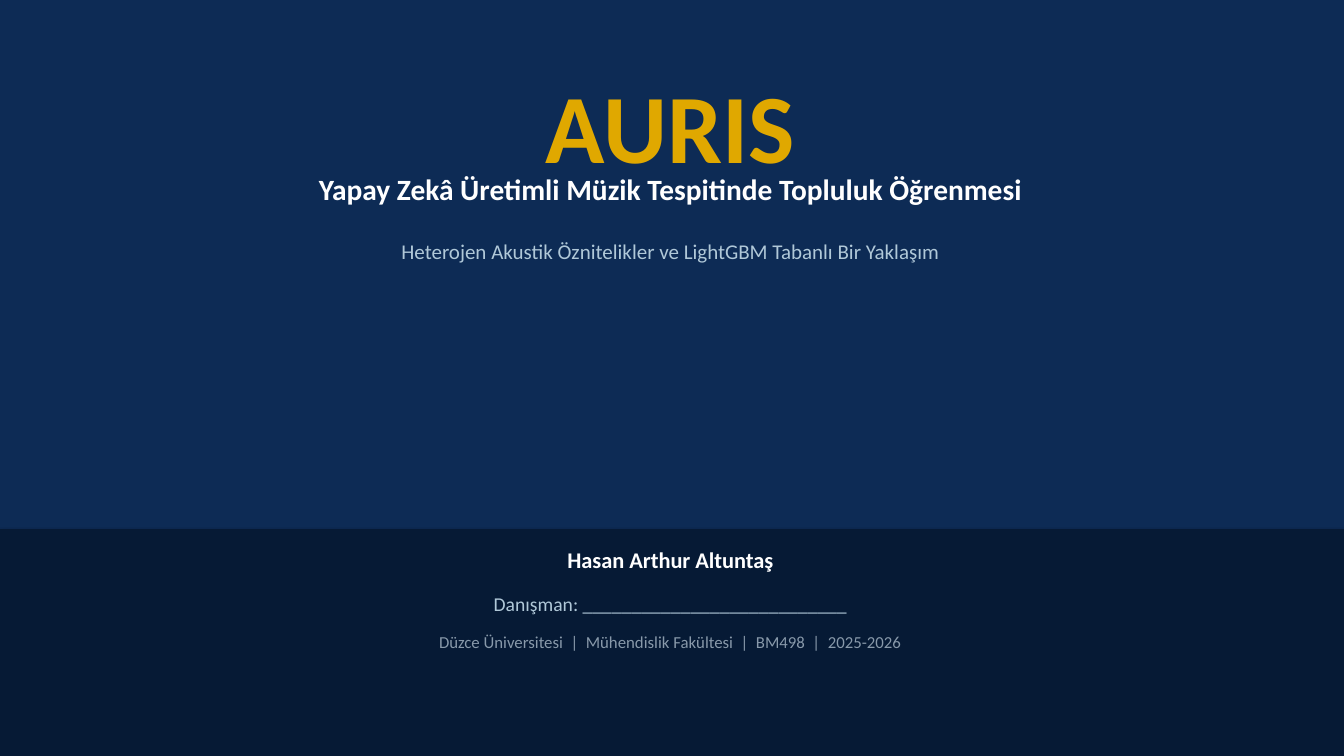
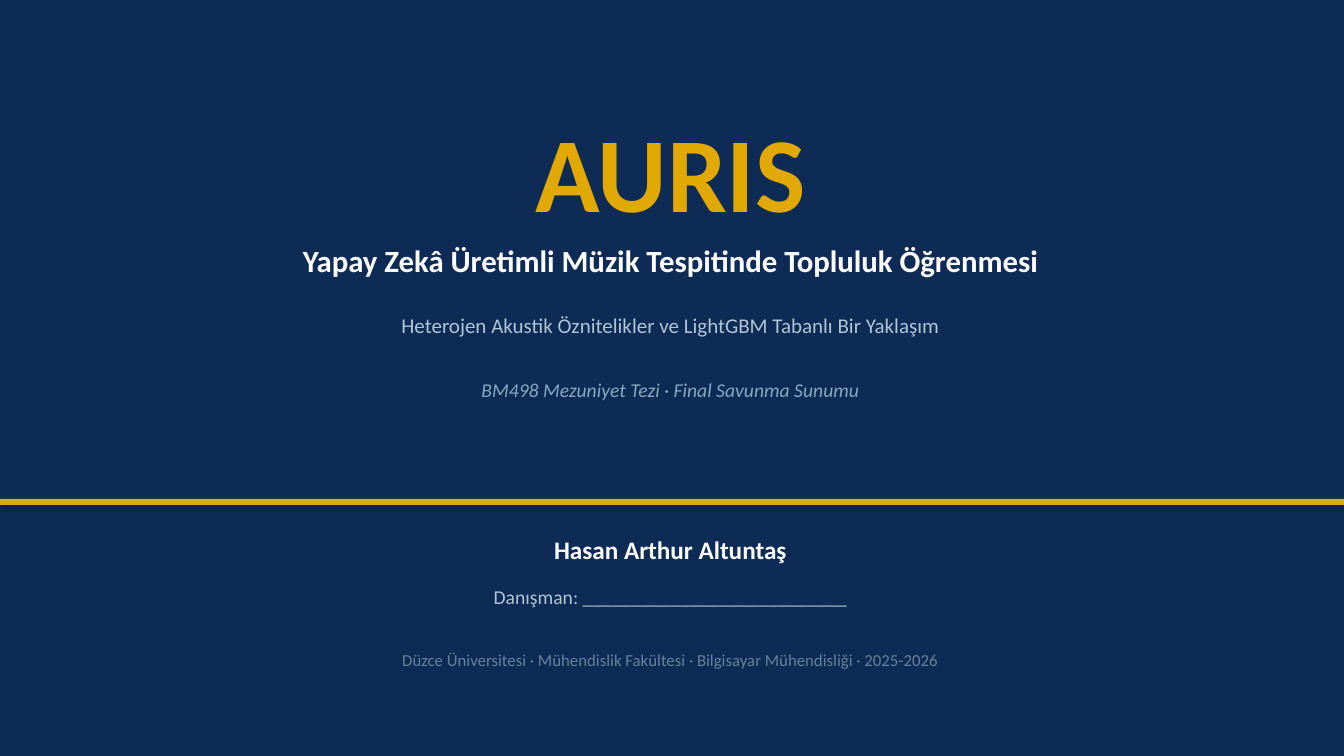
Before and after one commit to Rtur2003/CrownCode, a slide deck: slide 1 of docs/academic/TeslimEdilecekler/Sunumlar/05_Final_Savunma_Sunumu.pptx. Drawn at 1344x756 pixels with LibreOffice and Linux fonts; fonts in the diff are those of the drawing. Boxes give left, top, right and bottom in pixels: in the first picture for what was removed or moved away, otherwise in the second. Text is boxed around its words. In the diff, an @@ line names an element or a change of style, - is before the commit and + after.

```diff
--- a/docs/academic/TeslimEdilecekler/Sunumlar/05_Final_Savunma_Sunumu.pptx
+++ b/docs/academic/TeslimEdilecekler/Sunumlar/05_Final_Savunma_Sunumu.pptx
@@ text "AURIS" moved from (x1=546, y1=98, x2=795, y2=186) to (x1=535, y1=142, x2=805, y2=213) @@
@@ text "AURIS" at (x1=535, y1=142, x2=805, y2=213): size 70 to 76 pt @@
@@ text "Yapay Zekâ Üretimli Müzik Tespitinde ..." moved from (x1=319, y1=176, x2=1021, y2=205) to (x1=303, y1=247, x2=1038, y2=278) @@
@@ text "Yapay Zekâ Üretimli Müzik Tespitinde ..." at (x1=303, y1=247, x2=1038, y2=278): size 21 to 22 pt @@
@@ text "Heterojen Akustik Öznitelikler ve LightGBM ..." at (x1=401, y1=316, x2=939, y2=337): text colour #B0C8D8 to #AEC6D6 @@
@@ text "Heterojen Akustik Öznitelikler ve LightGBM ..." moved from (x1=401, y1=242, x2=939, y2=263) to (x1=401, y1=316, x2=939, y2=337) @@
@@ text added at (x1=481, y1=383, x2=859, y2=400), 14 pt, text #88A8C0, italic @@
+BM498 Mezuniyet Tezi · Final Savunma Sunumu
@@ rectangle added at (x1=0, y1=499, x2=1344, y2=505), fill #E0A800 @@
@@ rectangle removed at (x1=0, y1=529, x2=1344, y2=756) @@
@@ text "Hasan Arthur Altuntaş" moved from (x1=567, y1=552, x2=773, y2=572) to (x1=554, y1=541, x2=787, y2=564) @@
@@ text "Hasan Arthur Altuntaş" at (x1=554, y1=541, x2=787, y2=564): size 16 to 18 pt @@
@@ text "Danışman: ___________________________" moved from (x1=494, y1=598, x2=579, y2=615) to (x1=494, y1=591, x2=579, y2=608) @@
@@ text "Danışman: ___________________________" at (x1=494, y1=591, x2=579, y2=608): text colour #B0C8D8 to #AEC6D6 @@
@@ text at (x1=402, y1=653, x2=937, y2=669): text changed; text colour #8899AA to #66829A @@
-Düzce Üniversitesi | Mühendislik Fakültesi | BM498 | 2025-2026
+Düzce Üniversitesi · Mühendislik Fakültesi · Bilgisayar Mühendisliği · 2025-2026
```
Also in this commit, not shown: 9 other slides changed, 8 slides added, 7 slides removed, 6 other files.
